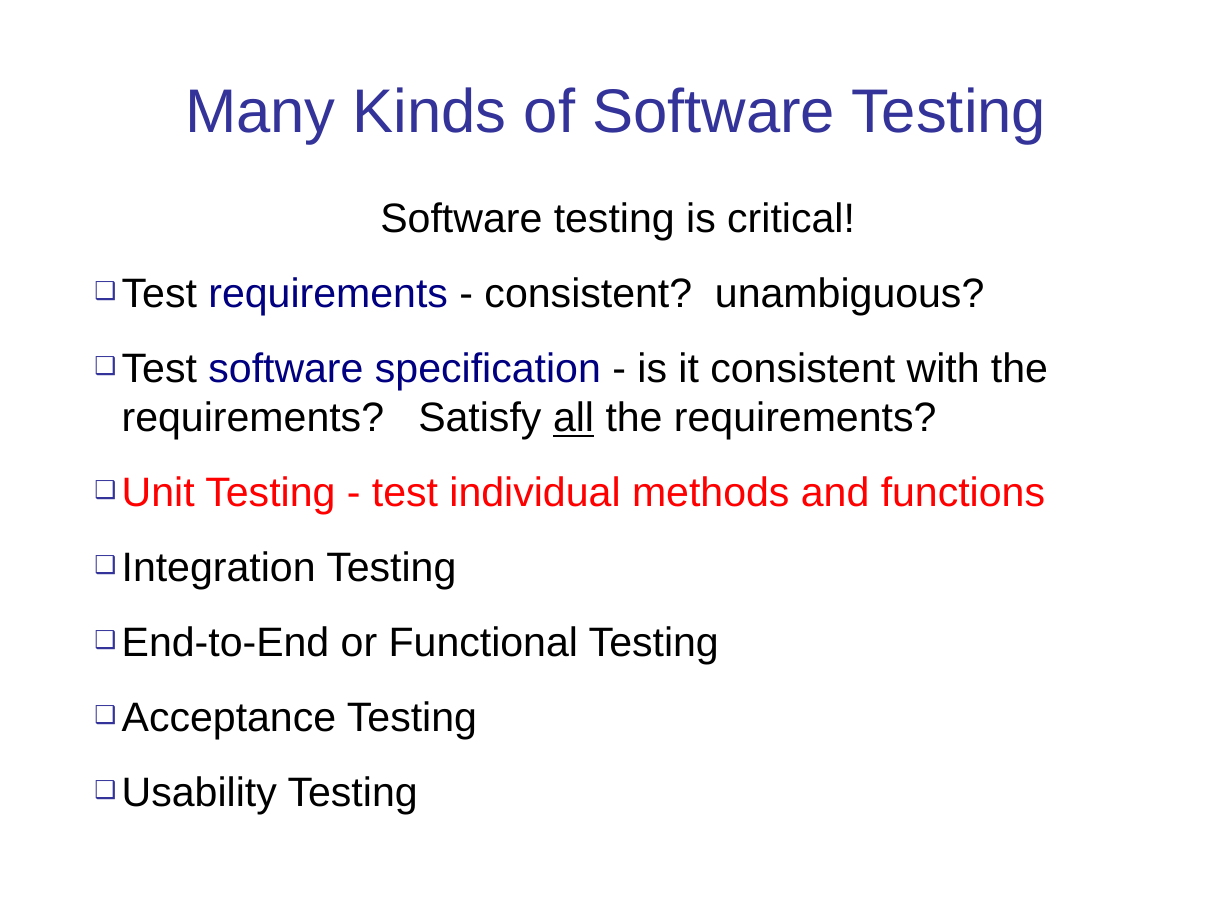
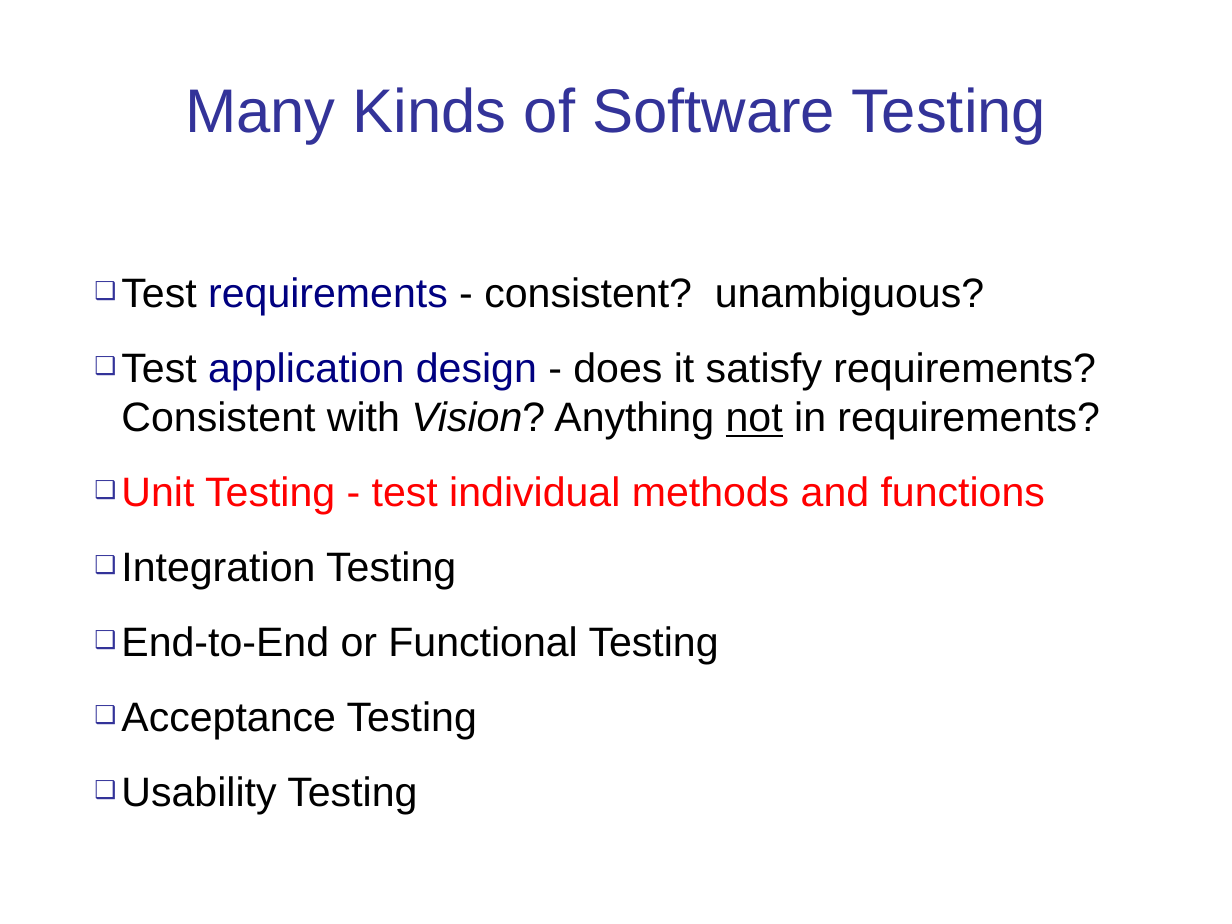
Before and after one commit to cpske/ISP, a slide deck: slide 2 of testing/Intro-to-Unit-Testing.ppt. Drawn at 1232x924 pixels with LibreOffice and Linux fonts; fonts in the diff are those of the drawing. Boxes give left, top, right and bottom in pixels: in the first picture for what was removed or moved away, otherwise in the second. Text is boxed around its words. In the diff, an @@ line names an element or a change of style, - is before the commit and + after.

```diff
--- a/testing/Intro-to-Unit-Testing.ppt
+++ b/testing/Intro-to-Unit-Testing.ppt
@@ text at [380, 202, 855, 240]: paragraph removed @@
-Software testing is critical!
@@ text at [121, 352, 1099, 439]: text changed @@
-❑ Test software specification - is it consistent with the requirements? Satisfy all the requirements?
+❑ Test application design - does it satisfy requirements? Consistent with Vision? Anything not in requirements?
```
Also in this commit, not shown: 8 other slides changed, 8 slides added, 4 slides removed, 6 other files.
